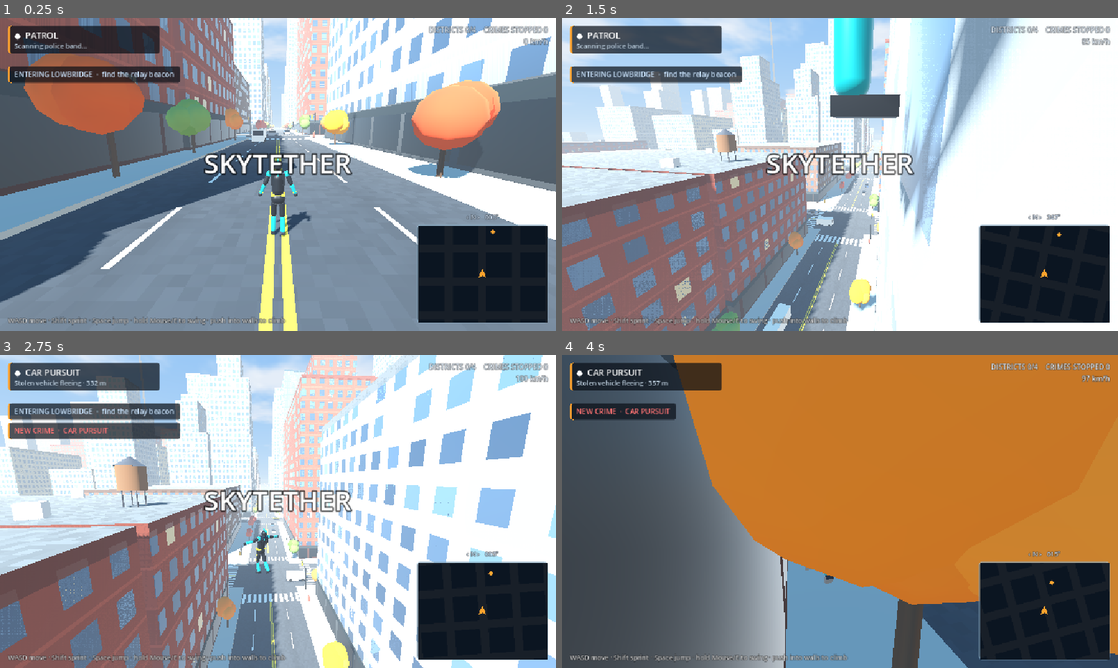
Above: before the commit, frames 1-4 (two rows, left to right).
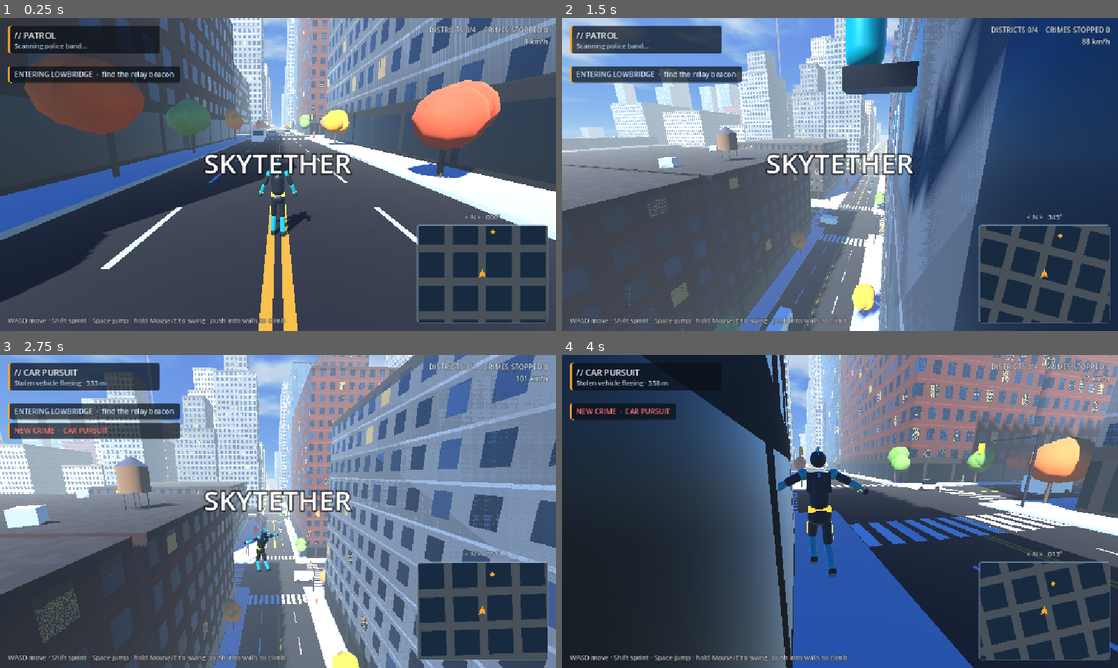
Above: after the commit, the same moments.

Repository: aeiouvcode/skytether
Game: Godot game, scene res://main.tscn
Two runs of this game, one before a commit and one after it. Both use one fixed random seed, a clock stepped at 60 frames per second and the inputs below.
Inputs (mouse positions are in pixels of both pictures, inside the frame that each line leads up to):
- Up to frame 1 (0.25 s): no input
- Up to frame 2 (1.5 s): tap Enter at 0.5 s; move the mouse to (962, 158) at 0.52 s; hold D (right) 0.53-1.28 s; tap Space (jump) at 0.6, 0.77, 1.07 s; click (962, 158) at 0.67 s; move the mouse to (812, 174) at 1.27 s; hold W (fwd) from 1.28 s (still down); tap Shift (sprint) at 1.35 s
- Up to frame 3 (2.75 s): keep holding W (fwd); tap Space (jump) at 1.52, 1.55, 1.82, 2.3 s; move the mouse to (289, 505) at 2.02 s; hold E (swing) from 2.03 s (still down)
- Up to frame 4 (4 s): keep holding W (fwd); move the mouse to (834, 517) at 2.77 s; release E (swing) at 2.78 s; tap Q at 2.85 s; click (834, 517) at 2.92 s; tap Space (jump) at 3.02, 3.05, 3.32, 3.6, 3.77 s; move the mouse to (878, 514) at 3.52 s

The runs differ from the first frame. In frame 1, 87% of the frame differs, in the area x 0-100%, y 0-100%; in frame 2, 89%; in frame 3, 88%; in frame 4, 97%.

Commit message:
Godot C1 fixes: sRGB->linear colour in shaders, avenue-centring demo autopilot, touch control sizing, ASCII HUD glyphs, HANDOFF.md

Diff:
--- a/scripts/city.gd
+++ b/scripts/city.gd
@@ -402,7 +402,7 @@
 	for d in 4:
 		var fog := MeshInstance3D.new()
 		fog.mesh = U.box(Vector3(H + 12, 0.1, H + 12))
-		fog.material_override = U.unshaded(Color(0.05, 0.07, 0.1, 0.72), true)
+		fog.material_override = U.unshaded(Color(0.05, 0.07, 0.1, 0.45), true)
 		fog.layers = MAP_LAYER
 		var sx := 1.0 if d % 2 == 1 else -1.0
 		var sz := 1.0 if d >= 2 else -1.0
--- a/scripts/hero.gd
+++ b/scripts/hero.gd
@@ -142,7 +142,7 @@
 	var best_score := -1e9
 	var best_side := 0
 	for side in [-1, 1]:
-		for yaw_off in [12.0, 28.0, 45.0]:
+		for yaw_off in [10.0, 22.0, 38.0]:
 			for elev in [42.0, 56.0, 70.0]:
 				var d := f.rotated(Vector3.UP, deg_to_rad(yaw_off) * side)
 				var e := deg_to_rad(elev)
--- a/scripts/hud.gd
+++ b/scripts/hud.gd
@@ -59,7 +59,7 @@
 	obj_card.position = Vector2(16, 16)
 	var v := VBoxContainer.new()
 	v.add_theme_constant_override("separation", 0)
-	obj_title = _label("◆  NO ACTIVE CRIME", 17, Color.WHITE)
+	obj_title = _label("// NO ACTIVE CRIME", 17, Color.WHITE)
 	obj_sub = _label("Patrol the city", 13, Color(0.75, 0.82, 0.88))
 	v.add_child(obj_title)
 	v.add_child(obj_sub)
@@ -206,4 +206,4 @@
 	var deg := fposmod(-rad_to_deg(yaw), 360.0)
 	var names := ["N", "NE", "E", "SE", "S", "SW", "W", "NW"]
 	var i := int(round(deg / 45.0)) % 8
-	compass.text = "‹ %s ›   %03d°" % [names[i], int(deg)]
+	compass.text = "< %s >   %03d°" % [names[i], int(deg)]
--- a/scripts/main.gd
+++ b/scripts/main.gd
@@ -31,6 +31,7 @@
 	rng.randomize()
 	var args := OS.get_cmdline_user_args()
 	demo = "--demo" in args
+	touch_mode = "--touch" in args
 	if OS.has_feature("web"):
 		var q = JavaScriptBridge.eval("window.location.search", true)
 		if typeof(q) == TYPE_STRING:
@@ -73,6 +74,10 @@
 	var logical := real / s
 	hud.layout(logical)
 	hud.set_touch_mode(touch_mode, logical)
+	if pad:
+		pad.position = Vector2.ZERO
+		pad.size = logical
+		pad.queue_redraw()
 
 func _inputs() -> void:
 	var keys := {"fwd": [KEY_W, KEY_UP], "back": [KEY_S, KEY_DOWN], "left": [KEY_A, KEY_LEFT],
@@ -99,10 +104,10 @@
 	sky.radiance_size = Sky.RADIANCE_SIZE_64
 	env.sky = sky
 	env.ambient_light_source = Environment.AMBIENT_SOURCE_SKY
-	env.ambient_light_energy = 0.85
+	env.ambient_light_energy = 0.6
 	env.reflected_light_source = Environment.REFLECTION_SOURCE_SKY
 	env.tonemap_mode = Environment.TONE_MAPPER_FILMIC
-	env.tonemap_exposure = 1.05
+	env.tonemap_exposure = 1.0
 	env.fog_enabled = true
 	env.fog_light_color = Color(0.74, 0.82, 0.9)
 	env.fog_density = 0.0021
@@ -198,8 +203,18 @@
 	demo_t += dt
 	hero.cam_yaw = yaw
 	hero.sprint = true
-	hero.input_dir = Vector2(0, 1)
 	var p := hero.global_position
+	# steer back to the centre of the avenue we are travelling along
+	var f := Vector3(-sin(yaw), 0, -cos(yaw))
+	var r := Vector3(cos(yaw), 0, -sin(yaw))
+	var e := Vector3.ZERO
+	if abs(f.z) > abs(f.x):
+		e.x = p.x - (round((p.x + city.H) / City.P) * City.P - city.H)
+	else:
+		e.z = p.z - (round((p.z + city.H) / City.P) * City.P - city.H)
+	hero.input_dir = Vector2(clamp(-e.dot(r) / 5.0, -1.0, 1.0), 1.0)
+	if hero.st == Hero.St.WALL:
+		hero.jump_pressed = true
 	if abs(p.x) > city.H - 60 or abs(p.z) > city.H - 60:
 		var to_c := -Vector2(p.x, p.z).normalized()
 		var target_yaw := atan2(-to_c.x, -to_c.y)
@@ -240,7 +255,7 @@
 		crime_wait -= dt
 		if crime_wait <= 0.0:
 			_spawn_crime()
-		hud.obj_title.text = "◆  PATROL"
+		hud.obj_title.text = "// PATROL"
 		hud.obj_sub.text = "Scanning police band…"
 		return
 	var pos: Vector3 = crime.pos
@@ -252,7 +267,7 @@
 	crime.map.global_position = Vector3(pos.x, -95, pos.z)
 	var hp := hero.global_position
 	var dist := Vector2(hp.x - pos.x, hp.z - pos.z).length()
-	hud.obj_title.text = "◆  %s" % crime.name
+	hud.obj_title.text = "// %s" % crime.name
 	hud.obj_sub.text = "%s · %d m" % [crime.sub, int(dist)]
 	if dist < 7.0 and hp.y < pos.y + 7.0:
 		if crime.car >= 0:
--- a/scripts/touch.gd
+++ b/scripts/touch.gd
@@ -16,7 +16,6 @@
 var font: Font
 
 func _ready() -> void:
-	set_anchors_preset(Control.PRESET_FULL_RECT)
 	mouse_filter = Control.MOUSE_FILTER_IGNORE
 	font = ThemeDB.fallback_font
 
@@ -104,3 +103,11 @@
 	draw_arc(base, 62, 0, TAU, 40, Color(1, 1, 1, 0.5), 2.0, true)
 	var knob := base + Vector2(move.x, -move.y) * 60.0
 	draw_circle(knob, 26, Color(1, 1, 1, 0.55))
+
+func _notification(what: int) -> void:
+	if what == NOTIFICATION_RESIZED:
+		queue_redraw()
+
+func _process(_dt: float) -> void:
+	if Engine.get_process_frames() % 10 == 0:
+		queue_redraw()
--- a/scripts/util.gd
+++ b/scripts/util.gd
@@ -12,6 +12,7 @@
 	# albedo comes from per-instance MultiMesh colour
 	var m := StandardMaterial3D.new()
 	m.vertex_color_use_as_albedo = true
+	m.vertex_color_is_srgb = true
 	m.roughness = rough
 	return m
 
--- a/shaders/building.gdshader
+++ b/shaders/building.gdshader
@@ -23,7 +23,7 @@
 	float top = cust.b * 200.0;
 	if (n.y > 0.5) {
 		float g = hash(floor(wpos.xz * 1.5));
-		ALBEDO = vec3(0.40, 0.395, 0.39) * (0.85 + 0.15 * g);
+		ALBEDO = pow(vec3(0.40, 0.395, 0.39) * (0.85 + 0.15 * g), vec3(2.2));
 		ROUGHNESS = 0.95;
 	} else {
 		float u = abs(n.x) > 0.5 ? wpos.z : wpos.x;
@@ -68,7 +68,7 @@
 			metal = 0.0;
 		}
 		col *= mix(0.72, 1.0, clamp(y / 8.0, 0.0, 1.0));
-		ALBEDO = col;
+		ALBEDO = pow(col, vec3(2.2));
 		ROUGHNESS = rough;
 		METALLIC = metal;
 	}
--- a/shaders/ground.gdshader
+++ b/shaders/ground.gdshader
@@ -33,6 +33,6 @@
 	// darker tyre tracks
 	float lane = min(abs(dz - 3.5), abs(dx - 3.5));
 	col *= 1.0 - 0.06 * smoothstep(1.2, 0.0, abs(lane - 0.0));
-	ALBEDO = col;
+	ALBEDO = pow(col, vec3(2.2));
 	ROUGHNESS = 0.92;
 }
--- a/shaders/sky.gdshader
+++ b/shaders/sky.gdshader
@@ -32,5 +32,5 @@
 		vec3 cloud = mix(vec3(0.82, 0.86, 0.92), vec3(1.0), smoothstep(0.5, 0.9, fbm(uv * 2.0 + 1.3)));
 		col = mix(col, cloud, c * 0.92);
 	}
-	COLOR = col;
+	COLOR = pow(col, vec3(2.2));
 }
Not shown, added: HANDOFF.md
